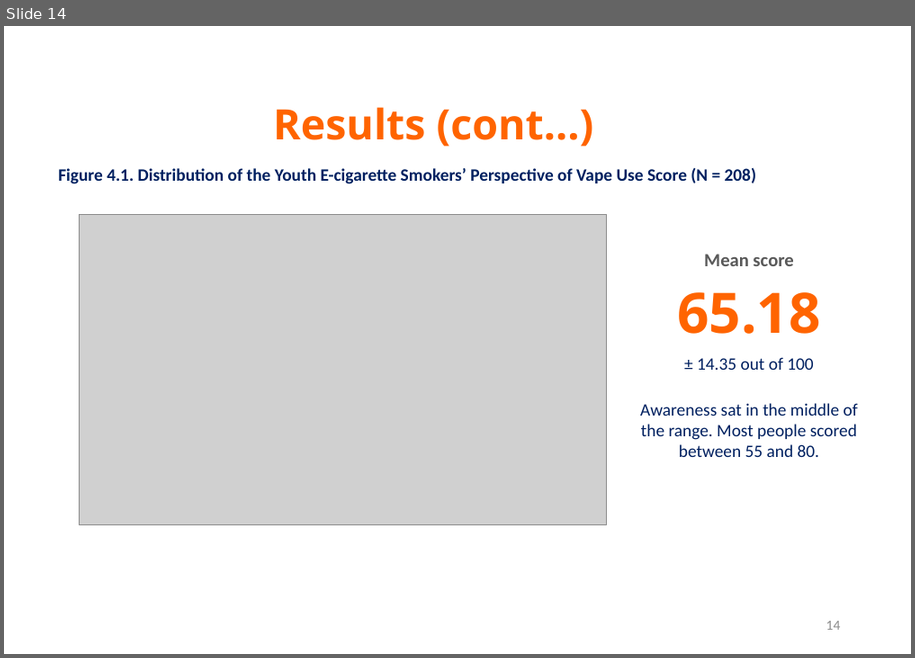
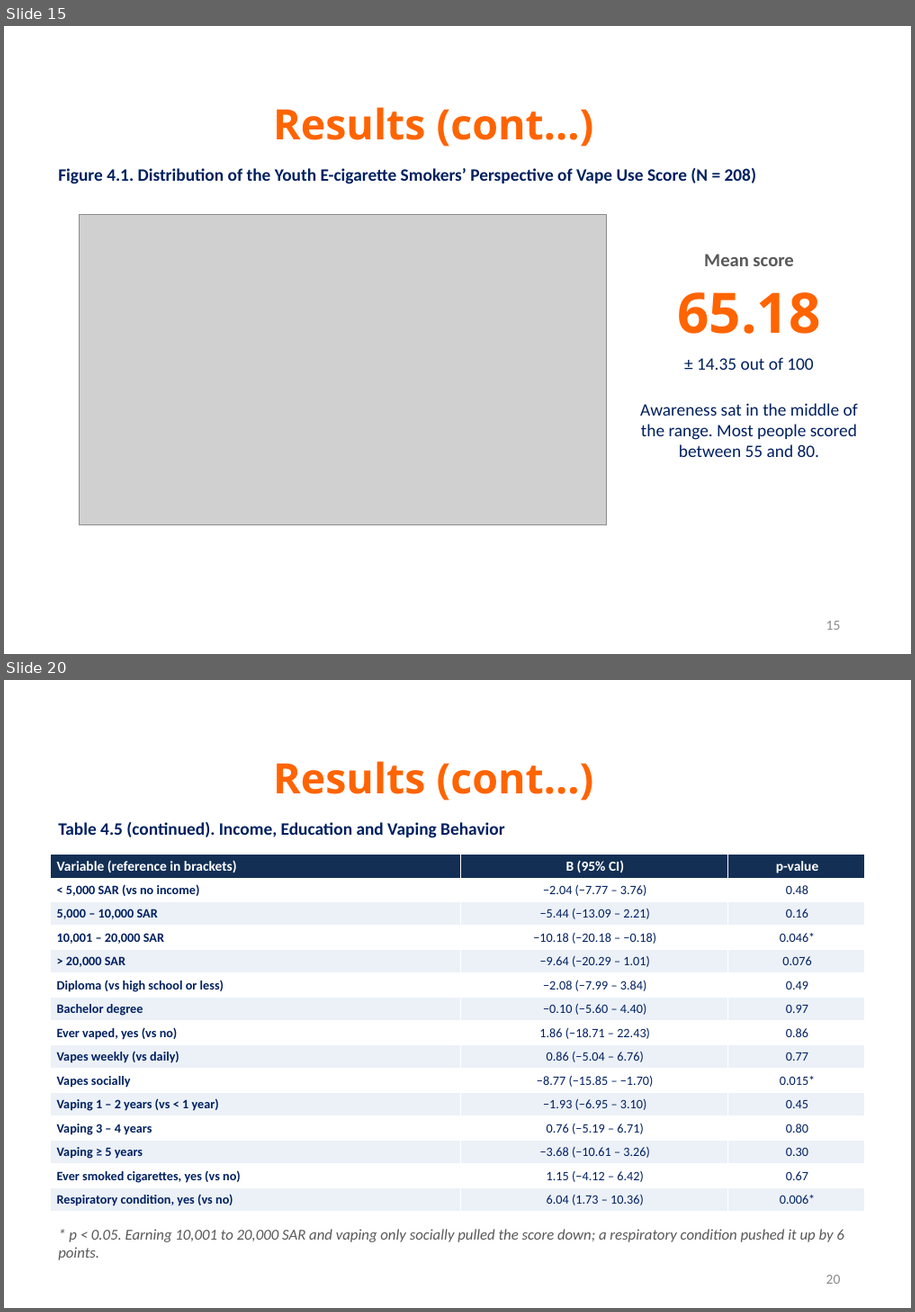
Before and after one commit to alinoshiliabunader-arch/CIPC, a slide deck: output/Basmah_Alanazi_Thesis_Defense.pptx. Shown one above the other, each under a label of ours: slide 14 before the commit, slides 15 and 20 after it; the slides between them are not shown. The pictures are 915x658 and 915x1312 pixels, drawn with LibreOffice and Linux fonts; fonts in the diff are those of the drawing; grey boxes stand for pictures; background and template pictures are left out. Boxes give left, top, right and bottom in pixels: in the first picture for what was removed or moved away, otherwise in the second. Text is boxed around its words. In the diff, an @@ line names an element or a change of style, - is before the commit and + after.

```diff
--- a/output/Basmah_Alanazi_Thesis_Defense.pptx
+++ b/output/Basmah_Alanazi_Thesis_Defense.pptx
@@ slide 20 added at (4,680,911,1308), background picture (left out) @@
@@ title added at (273,761,594,801), 36 pt, text #FF6400, bold @@
+Results (cont…)
@@ text added at (58,821,504,838), 15 pt, text #002060, bold @@
+Table 4.5 (continued). Income, Education and Vaping Behavior
@@ table added at (50,855,865,1212), 15 rows, 3 columns @@
+Variable (reference in brackets) | B (95% CI) | p-value
+< 5,000 SAR (vs no income) | −2.04 (−7.77 – 3.76) | 0.48
+5,000 – 10,000 SAR | −5.44 (−13.09 – 2.21) | 0.16
+10,001 – 20,000 SAR | −10.18 (−20.18 – −0.18) | 0.046*
+> 20,000 SAR | −9.64 (−20.29 – 1.01) | 0.076
+Diploma (vs high school or less) | −2.08 (−7.99 – 3.84) | 0.49
+Bachelor degree | −0.10 (−5.60 – 4.40) | 0.97
+Ever vaped, yes (vs no) | 1.86 (−18.71 – 22.43) | 0.86
+Vapes weekly (vs daily) | 0.86 (−5.04 – 6.76) | 0.77
+Vapes socially | −8.77 (−15.85 – −1.70) | 0.015*
+Vaping 1 – 2 years (vs < 1 year) | −1.93 (−6.95 – 3.10) | 0.45
+Vaping 3 – 4 years | 0.76 (−5.19 – 6.71) | 0.80
+Vaping ≥ 5 years | −3.68 (−10.61 – 3.26) | 0.30
+Ever smoked cigarettes, yes (vs no) | 1.15 (−4.12 – 6.42) | 0.67
+Respiratory condition, yes (vs no) | 6.04 (1.73 – 10.36) | 0.006*
@@ text added at (58,1229,845,1260), 13 pt, text #595959, italic @@
+* p < 0.05. Earning 10,001 to 20,000 SAR and vaping only socially pulled the score down; a respiratory condition pushed it up by 6 points.
@@ page number added at (827,1275,841,1284), 12 pt, text #8C8C8C @@
+20
@@ what was slide 14 is now slide 15 @@
@@ page number at (827,621,841,630): text changed @@
-14
+15
```
Also in this commit, not shown: 8 slides changed, 6 other slides added, 1 slide removed.
